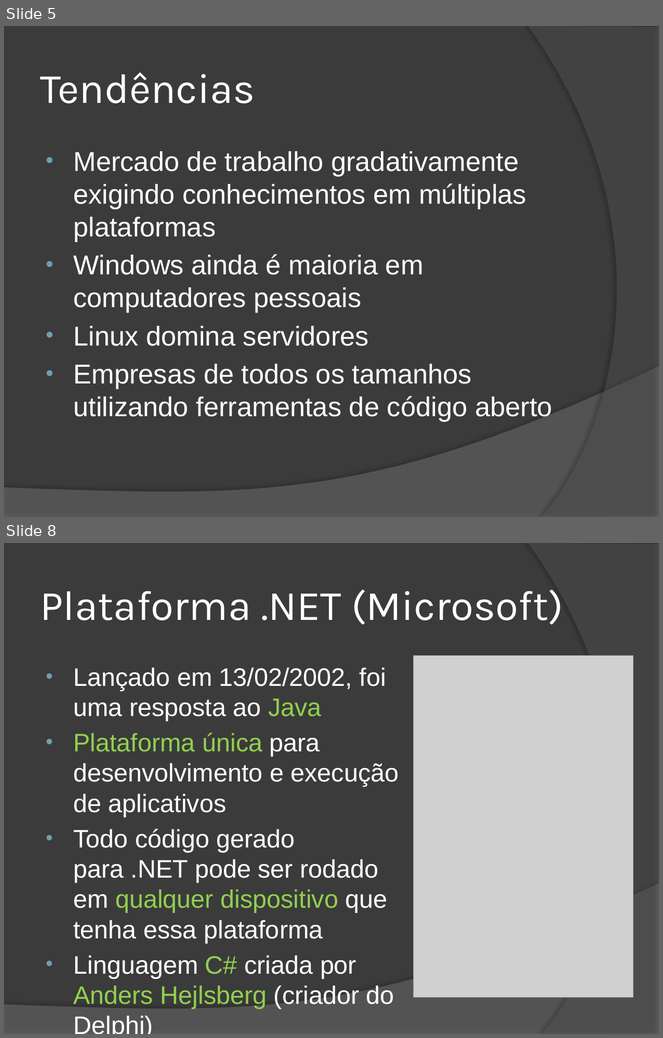
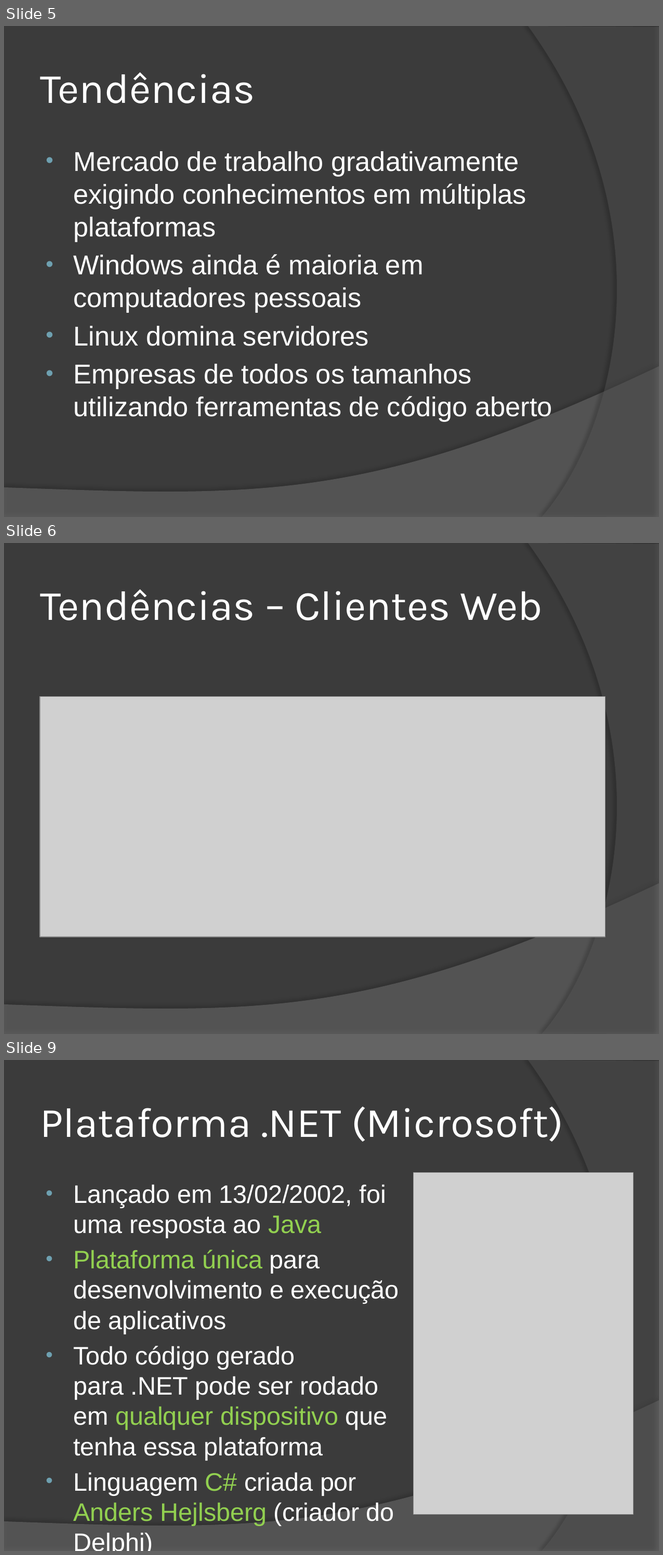
Before and after one commit to wind39/wind39.github.io, a slide deck: curso/modulo1capitulo1.pptx. Shown one above the other, each under a label of ours: slides 5 and 8 before the commit, slides 5, 6 and 9 after it; the slides between them are not shown. The pictures are 663x1038 and 663x1555 pixels, drawn with LibreOffice and Linux fonts; fonts in the diff are those of the drawing; grey boxes stand for pictures. Boxes give left, top, right and bottom in pixels: in the first picture for what was removed or moved away, otherwise in the second. Text is boxed around its words. In the diff, an @@ line names an element or a change of style, - is before the commit and + after.

```diff
--- a/curso/modulo1capitulo1.pptx
+++ b/curso/modulo1capitulo1.pptx
@@ slide 6 added at box(4, 543, 659, 1034), background #3B3B3B; not listed: 2 template elements that a slide beside it also shows @@
@@ title added at box(40, 589, 543, 620), 46 pt, text #FFFFFF @@
+Tendências – Clientes Web
@@ picture added at box(40, 696, 606, 937) @@
@@ what was slide 8 is now slide 9 @@
```
Also in this commit, not shown: 6 slides changed, 1 other slide added, 1 slide removed, 7 other files.
